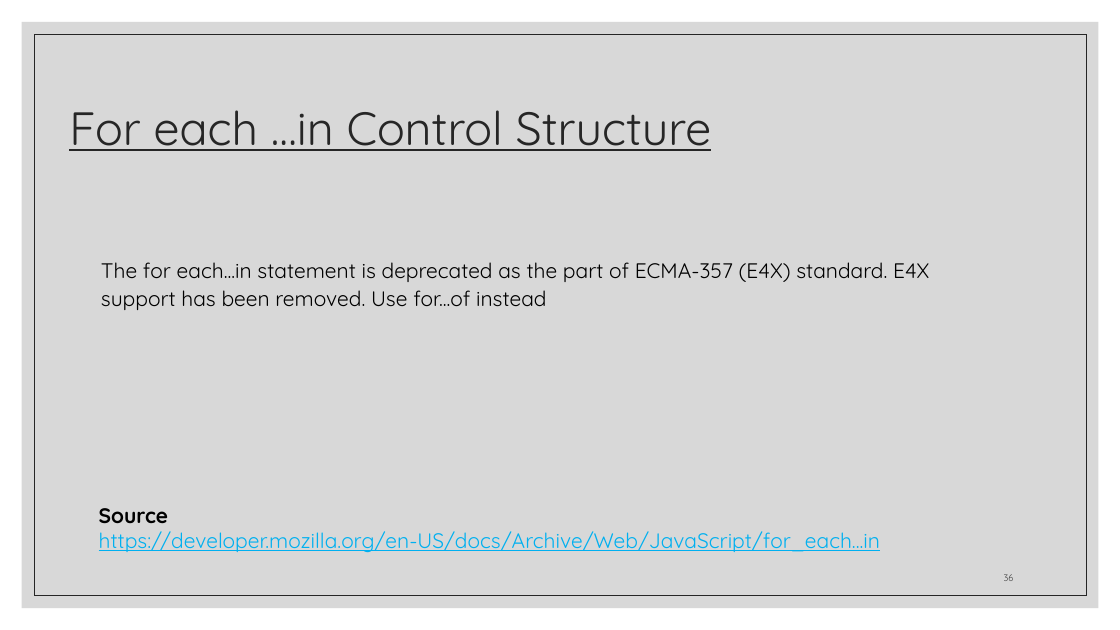
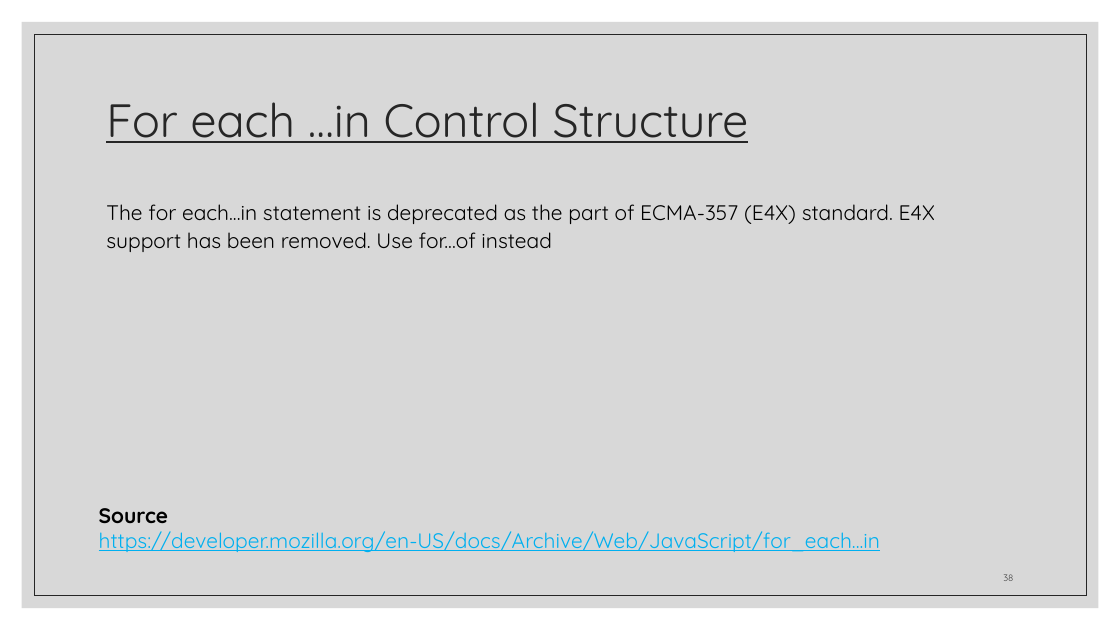
Before and after one commit to zackstotts/base-node-curriculum, a slide deck: slide 38 of unit_00/html_review/04 JavaScript.pptx (slide 36 before the commit). Drawn at 1120x630 pixels with LibreOffice and Linux fonts; fonts in the diff are those of the drawing. Boxes give left, top, right and bottom in pixels: in the first picture for what was removed or moved away, otherwise in the second. Text is boxed around its words. In the diff, an @@ line names an element or a change of style, - is before the commit and + after.

```diff
--- a/unit_00/html_review/04 JavaScript.pptx
+++ b/unit_00/html_review/04 JavaScript.pptx
@@ title "For each …in Control Structure": place and size @@
-title "For each …in Control Structure" at [69,110,712,151]
+title "For each …in Control Structure" at [106,102,749,143]
@@ text "The for each...in statement is ...": place and size @@
-text "The for each...in statement is ..." at [101,262,929,310]
+text "The for each...in statement is ..." at [106,204,935,252]
```
Also in this commit, not shown: 36 other slides changed, 11 slides added, 9 slides removed.
